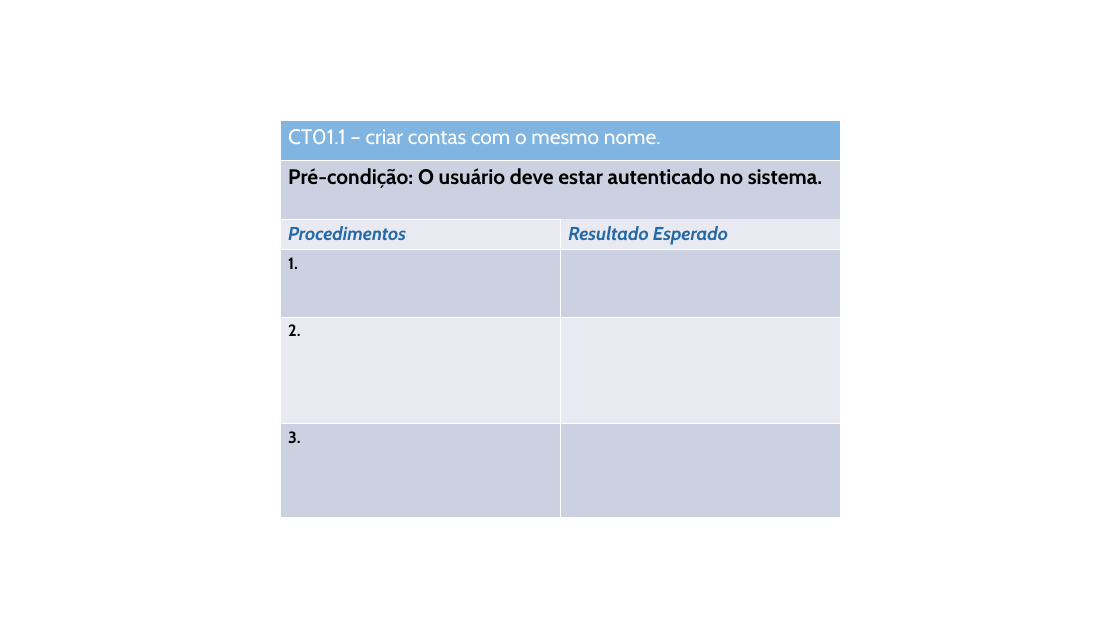
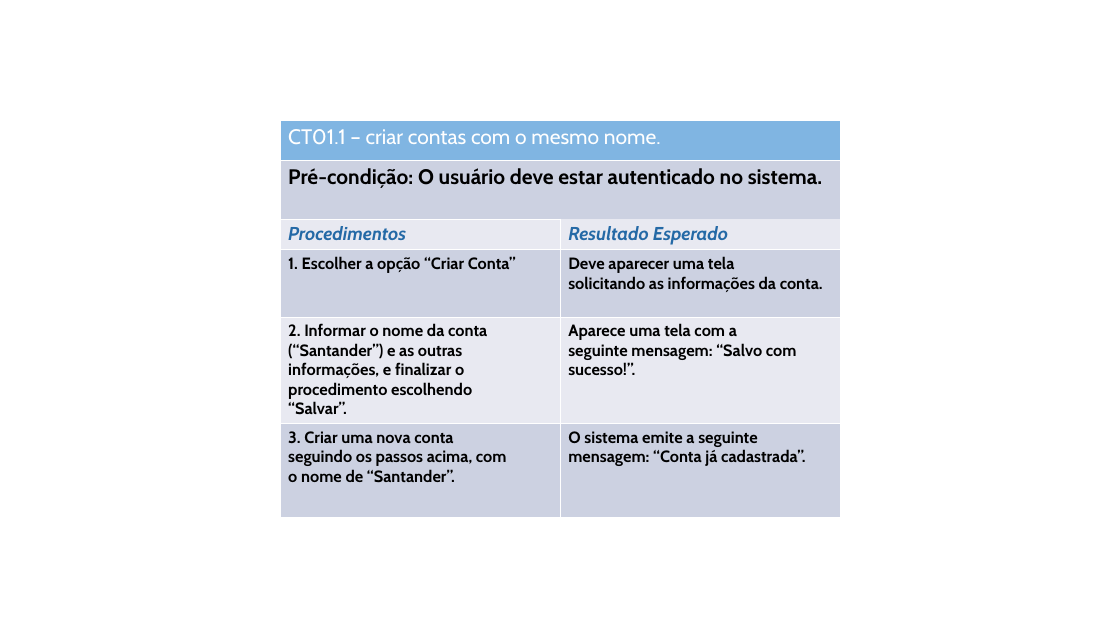
Before and after one commit to evertonschuster/GestaoFinancaPessoal, a slide deck: slide 1 of GestaoFinancaPessoal/GestaoFinancaPessoal/Documentos/525/casos_de_teste01.pptx. Drawn at 1120x630 pixels with LibreOffice and Linux fonts; fonts in the diff are those of the drawing. Boxes give left, top, right and bottom in pixels: in the first picture for what was removed or moved away, otherwise in the second. Text is boxed around its words. In the diff, an @@ line names an element or a change of style, - is before the commit and + after.

```diff
--- a/GestaoFinancaPessoal/GestaoFinancaPessoal/Documentos/525/casos_de_teste01.pptx
+++ b/GestaoFinancaPessoal/GestaoFinancaPessoal/Documentos/525/casos_de_teste01.pptx
@@ table at [280, 120, 840, 517] @@
-row 4, column 1: 1.
+row 4, column 1: 1. Escolher a opção “Criar Conta”
-row 4, column 2: 
+row 4, column 2: Deve aparecer uma tela / solicitando as informações da conta.
-row 5, column 1: 2.
+row 5, column 1: 2. Informar o nome da conta / (“Santander”) e as outras / informações, e finalizar o / procedimento escolhendo / “Salvar”.
-row 5, column 2: 
+row 5, column 2: Aparece uma tela com a / seguinte mensagem: “Salvo com sucesso!”.
-row 6, column 1: 3.
+row 6, column 1: 3. Criar uma nova conta / seguindo os passos acima, com / o nome de “Santander”.
-row 6, column 2: 
+row 6, column 2: O sistema emite a seguinte / mensagem: “Conta já cadastrada”.
```
Also in this commit, not shown: 2 other slides changed, 3 other files.
